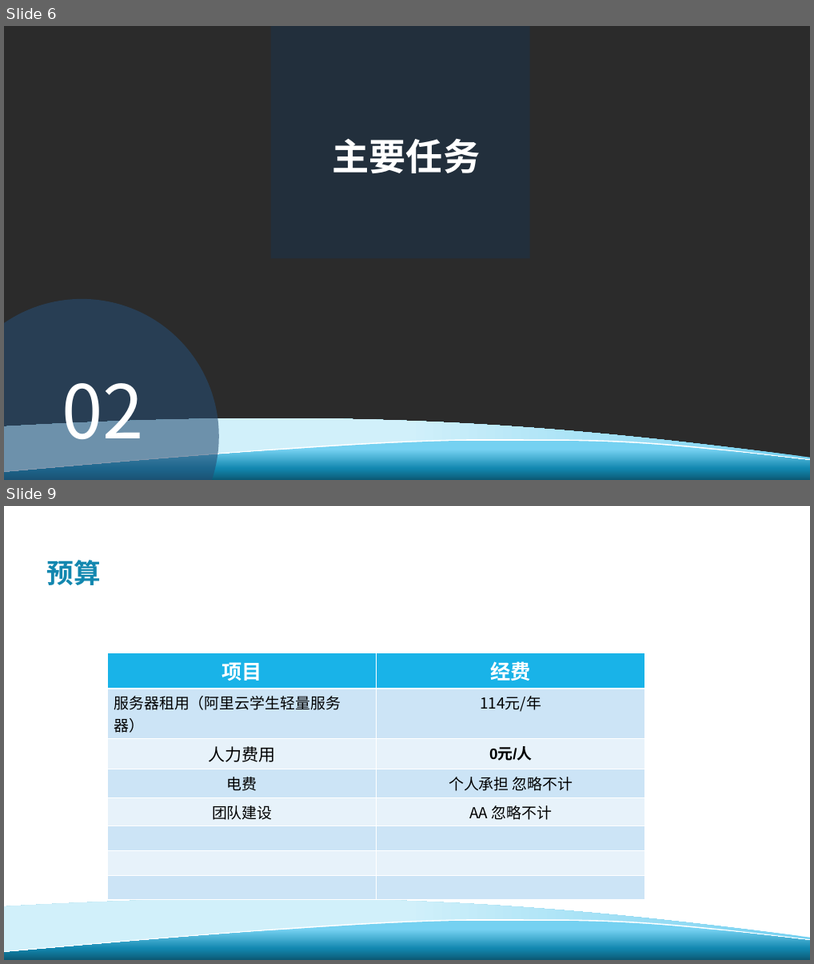
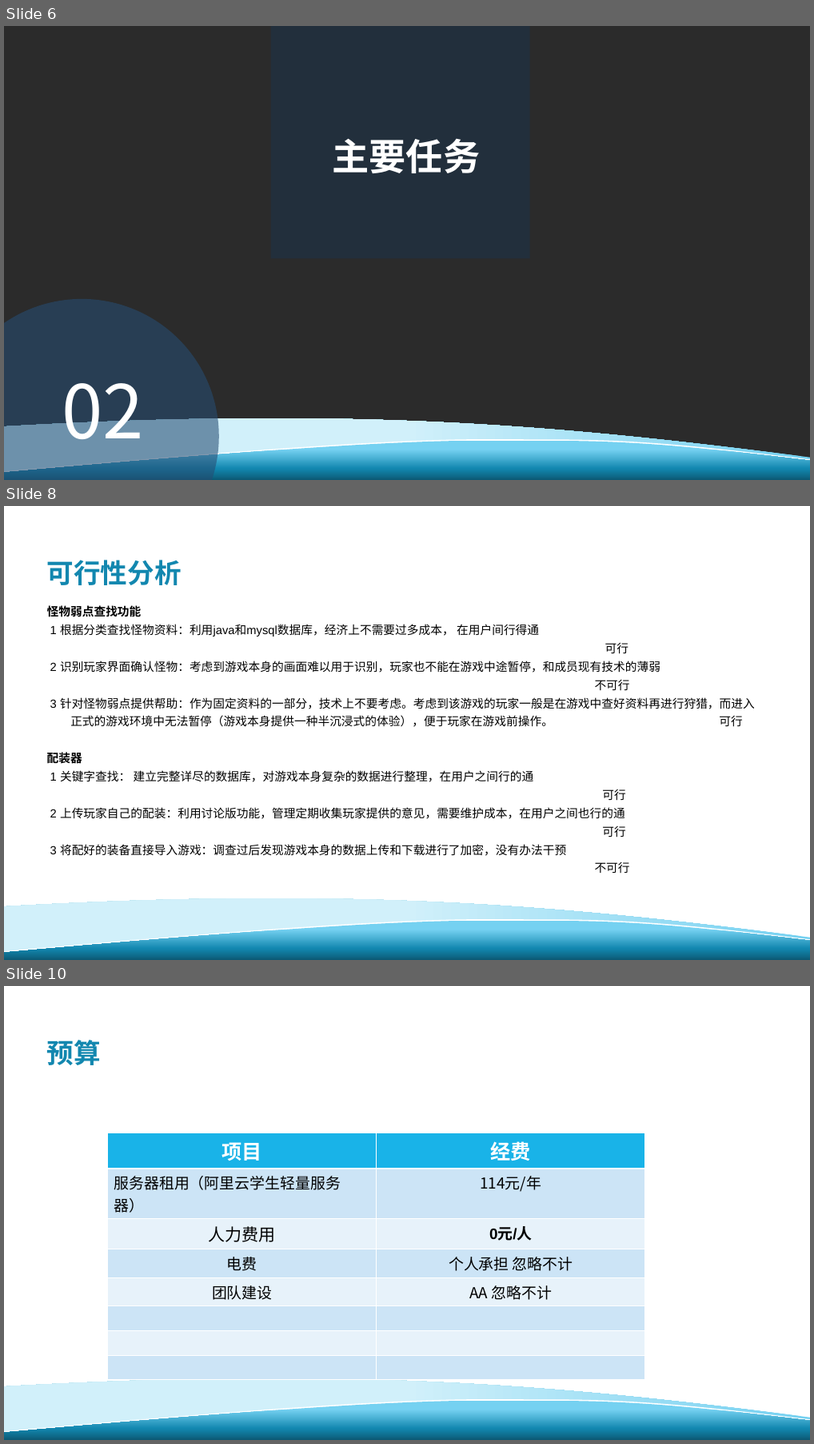
Before and after one commit to davejunction/MHWhelper, a slide deck: SE2019春-G24-项目计划书.pptx. Shown one above the other, each under a label of ours: slides 6 and 9 before the commit, slides 6, 8 and 10 after it; the slides between them are not shown. The pictures are 814x964 and 814x1444 pixels, drawn with LibreOffice and Linux fonts; fonts in the diff are those of the drawing; background and template pictures are left out; a plain dark background stands for a picture behind light text. Boxes give left, top, right and bottom in pixels: in the first picture for what was removed or moved away, otherwise in the second. Text is boxed around its words. In the diff, an @@ line names an element or a change of style, - is before the commit and + after.

```diff
--- a/SE2019春-G24-项目计划书.pptx
+++ b/SE2019春-G24-项目计划书.pptx
@@ slide 8 added at [4, 506, 810, 960], background #FFFFFF; not listed: 3 template elements that a slide beside it also shows @@
@@ title added at [47, 560, 182, 585], 32 pt, text #1287AF, bold @@
+可行性分析
@@ text added at [47, 605, 755, 727], 14 pt, text #000000 @@
+怪物弱点查找功能
+1 根据分类查找怪物资料：利用java和mysql数据库，经济上不需要过多成本， 在用户间行得通
+可行
+2 识别玩家界面确认怪物：考虑到游戏本身的画面难以用于识别，玩家也不能在游戏中途暂停，和成员现有技术的薄弱
+不可行
+3 针对怪物弱点提供帮助：作为固定资料的一部分，技术上不要考虑。考虑到该游戏的玩家一般是在游戏中查好资料再进行狩猎，而进入 正式的游戏环境中无法暂停（游戏本身提供一种半沉浸式的体验），便于玩家在游戏前操作。 可行
@@ text added at [47, 750, 630, 872], 14 pt, text #000000 @@
+配装器
+1 关键字查找： 建立完整详尽的数据库，对游戏本身复杂的数据进行整理，在用户之间行的通
+可行
+2 上传玩家自己的配装：利用讨论版功能，管理定期收集玩家提供的意见，需要维护成本，在用户之间也行的通
+可行
+3 将配好的装备直接导入游戏：调查过后发现游戏本身的数据上传和下载进行了加密，没有办法干预
+不可行
@@ what was slide 9 is now slide 10 @@
```
Also in this commit, not shown: 3 slides changed, 2 other slides added, 1 slide removed.
